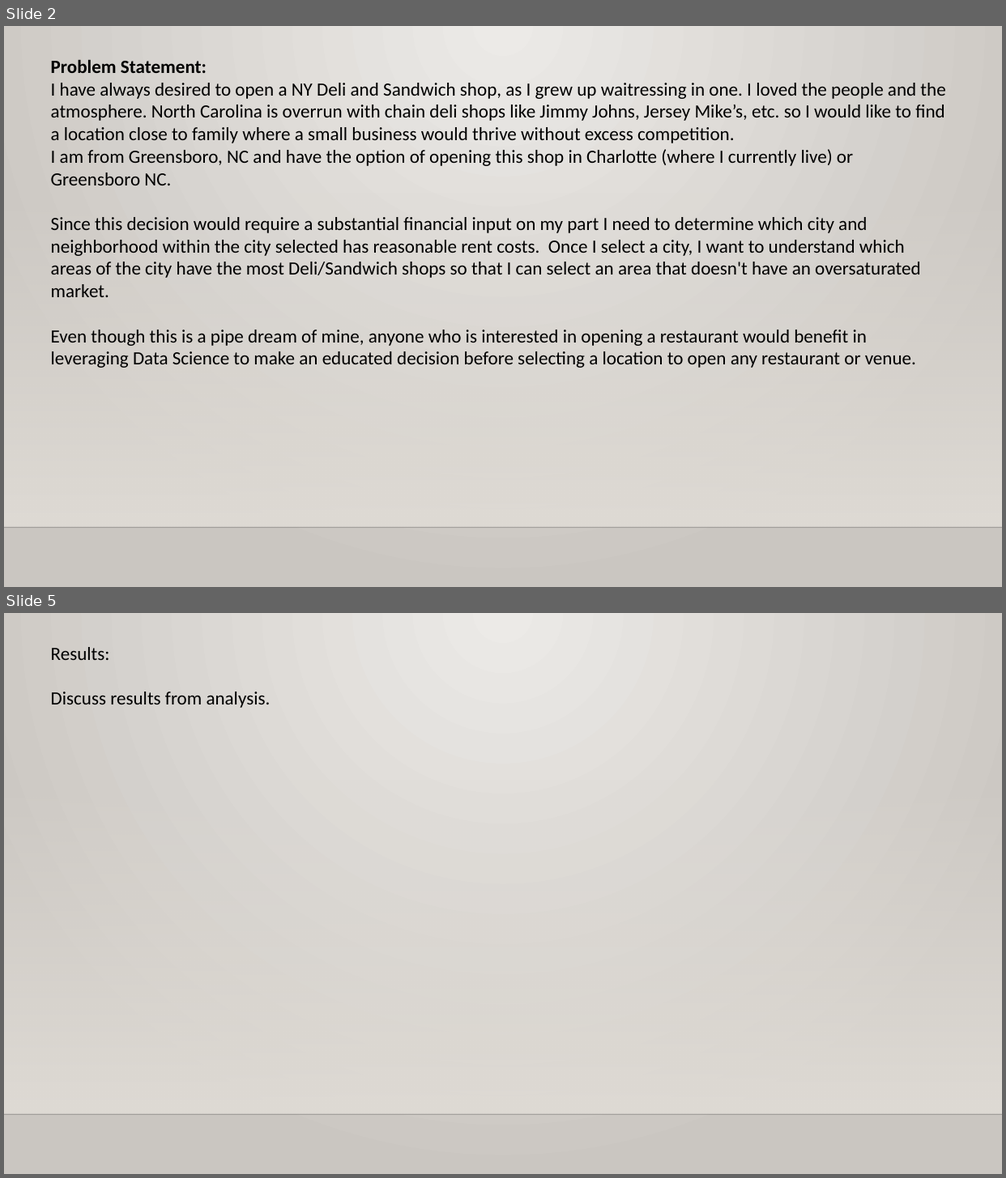
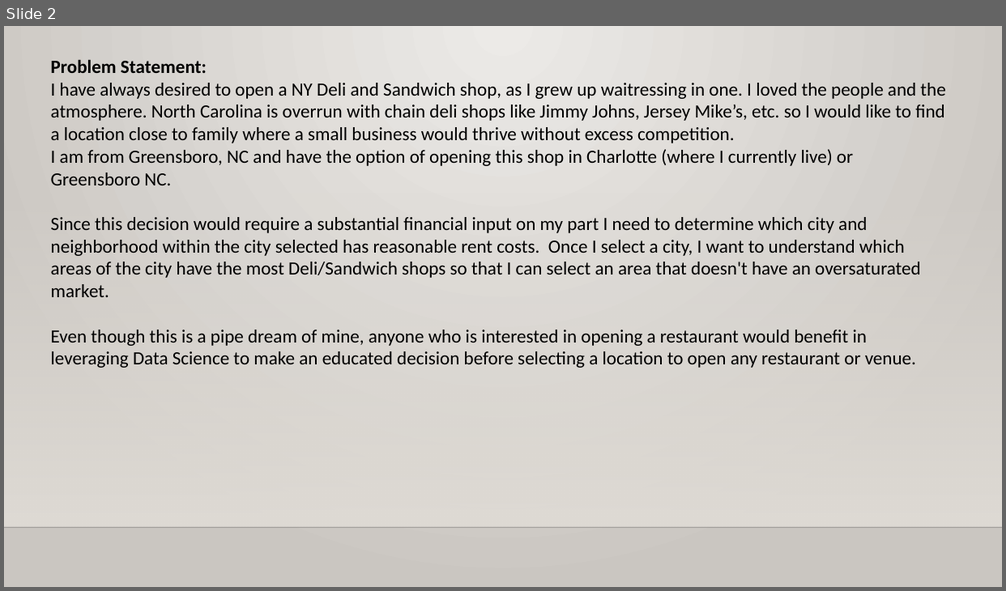
Before and after one commit to crowela022/LCDataScience, a slide deck: Data Science Capstone Project Presentation 2.pptx. Shown one above the other, each under a label of ours: slides 2 and 5 before the commit, slide 2 after it; the slides between them are not shown. The pictures are 1006x1178 and 1006x591 pixels, drawn with LibreOffice and Linux fonts; fonts in the diff are those of the drawing; background and template pictures are left out. Boxes give left, top, right and bottom in pixels: in the first picture for what was removed or moved away, otherwise in the second. Text is boxed around its words. In the diff, an @@ line names an element or a change of style, - is before the commit and + after.

```diff
--- a/Data Science Capstone Project Presentation 2.pptx
+++ b/Data Science Capstone Project Presentation 2.pptx
@@ slide 5 removed at box(4, 613, 1002, 1174), background gradient #ECEAE7 to #CAC7C1; not listed: 2 template elements that a slide beside it also shows @@
@@ text removed at box(51, 647, 270, 708) @@
-Results:
-Discuss results from analysis.
```
Also in this commit, not shown: 2 slides changed, 5 slides added, 4 other slides removed.
